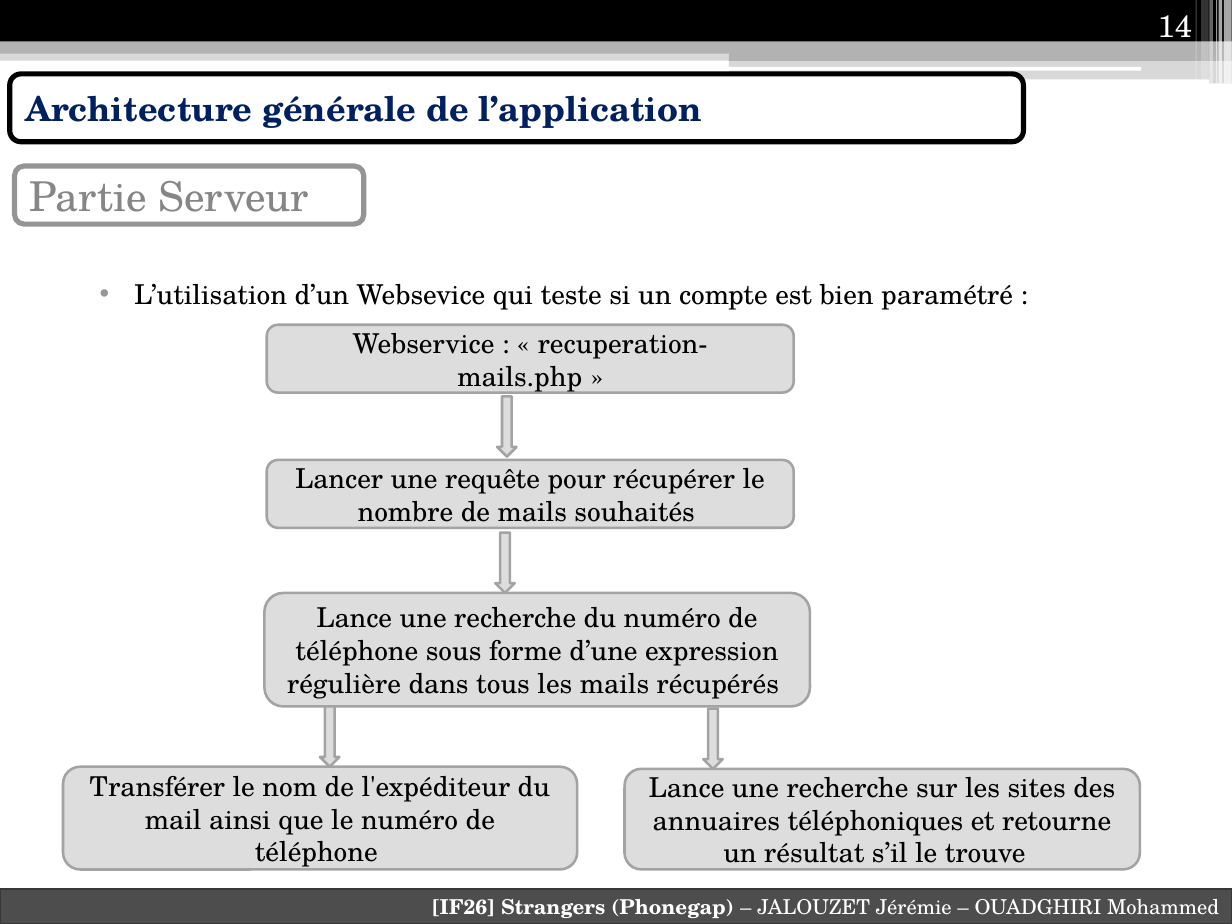
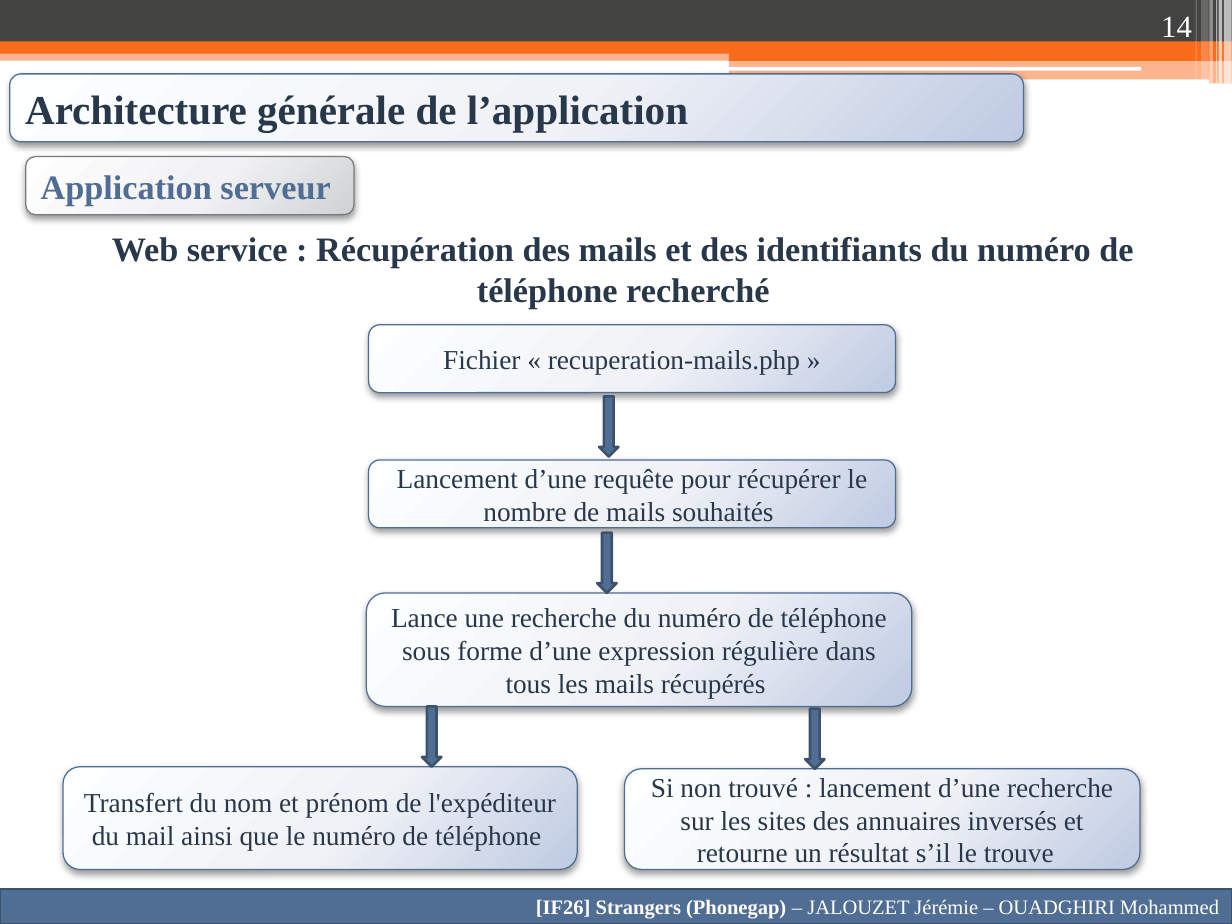
Before and after one commit to Anicky/Strangers-Phonegap, a slide deck: slide 14 of Presentation/Presentation IF26.pptx. Drawn at 1232x924 pixels with LibreOffice and Linux fonts; fonts in the diff are those of the drawing. Boxes give left, top, right and bottom in pixels: in the first picture for what was removed or moved away, otherwise in the second. Text is boxed around its words. In the diff, an @@ line names an element or a change of style, - is before the commit and + after.

```diff
--- a/Presentation/Presentation IF26.pptx
+++ b/Presentation/Presentation IF26.pptx
@@ rectangle at bbox=[0, 0, 1232, 42]: fill #000000 to #434342 @@
@@ page number at bbox=[1161, 16, 1192, 43]: font TeX Gyre Schola to Times New Roman @@
@@ rectangle at bbox=[0, 49, 1232, 60]: fill #B2B2B2 at 50% opacity to #F96A1B at 50% opacity @@
@@ rectangle at bbox=[0, 42, 1232, 54]: fill #B2B2B2 to #F96A1B @@
@@ rectangle at bbox=[729, 59, 1232, 84]: fill #B2B2B2 at 50% opacity to #F96A1B at 50% opacity @@
@@ rectangle at bbox=[729, 48, 1232, 60]: fill #B2B2B2 to #F96A1B @@
@@ rounded rectangle "Architecture générale de l’application" at bbox=[10, 74, 1024, 142]: size 20 to 24 pt, font TeX Gyre Schola to Times New Roman, text colour #002060 to #28374A; fill #FFFFFF to gradient #FEFEFE to #F0F3F8 to #BFCBE2; outline #000000 3 pt to #506E94 0.75 pt; shadow on @@
@@ rounded rectangle "Application serveur": place and size @@
-rounded rectangle "Application serveur" at bbox=[15, 166, 363, 224]
+rounded rectangle "Application serveur" at bbox=[26, 156, 354, 214]
@@ rounded rectangle "Application serveur" at bbox=[26, 156, 354, 214]: fill #FFFFFF to gradient #FEFEFE to #F4F4F4 to #D0D1D3; outline #949494 3 pt to #797B7E 0.75 pt; shadow on @@
@@ text in rounded rectangle at bbox=[41, 175, 330, 206]: text changed; size 24 to 20 pt; font TeX Gyre Schola to Times New Roman; text colour #858585 to #506E94; bold on @@
-Partie Serveur
+Application serveur
@@ text added at bbox=[112, 237, 1133, 309], 20 pt, text #28374A, bold @@
+Web service : Récupération des mails et des identifiants du numéro de téléphone recherché
@@ text removed at bbox=[134, 283, 1013, 310] @@
-• L’utilisation d’un Websevice qui teste si un compte est bien paramétré :
@@ fill #DDDDDD to gradient #FEFEFE to #F0F3F8 to #BFCBE2; outline #A3A3A3 1.5 pt to #506E94 0.75 pt; shadow on in 4 elements at bbox=[63, 766, 577, 869], bbox=[625, 769, 1140, 870], bbox=[368, 460, 896, 527], bbox=[368, 325, 896, 393] @@
@@ text in rounded rectangle at bbox=[443, 350, 800, 374]: text changed; font TeX Gyre Schola to Times New Roman; text colour #000000 to #28374A @@
-Webservice : « recuperation-mails.php »
+Fichier « recuperation-mails.php »
@@ 3 rounded rectangles, 1 down arrow: place and size @@
-3 rounded rectangles, 1 down arrow at bbox=[265, 325, 811, 706]
+3 rounded rectangles, 1 down arrow at bbox=[366, 325, 912, 706]
@@ text in rounded rectangle at bbox=[397, 469, 867, 522]: text changed; font TeX Gyre Schola to Times New Roman; text colour #000000 to #28374A @@
-Lancer une requête pour récupérer le nombre de mails souhaités
+Lancement d’une requête pour récupérer le nombre de mails souhaités
@@ rounded rectangle "Lance une recherche du numéro ..." at bbox=[366, 593, 912, 706]: font TeX Gyre Schola to Times New Roman, text colour #000000 to #28374A; fill #DDDDDD to gradient #FEFEFE to #F0F3F8 to #BFCBE2; outline #A3A3A3 1.5 pt to #506E94 0.75 pt; shadow on @@
@@ fill #DDDDDD to #506E94; outline #A3A3A3 1.5 pt to #3B516D 1.5 pt in 4 elements at bbox=[599, 397, 618, 457], bbox=[423, 706, 442, 766], bbox=[598, 532, 617, 593], bbox=[806, 708, 825, 769] @@
@@ 3 down arrows: place and size @@
-3 down arrows at bbox=[320, 532, 723, 769]
+3 down arrows at bbox=[423, 532, 825, 769]
@@ text in rounded rectangle at bbox=[651, 778, 1113, 863]: text changed; font TeX Gyre Schola to Times New Roman; text colour #000000 to #28374A @@
-Lance une recherche sur les sites des annuaires téléphoniques et retourne un résultat s’il le trouve
+Si non trouvé : lancement d’une recherche sur les sites des annuaires inversés et retourne un résultat s’il le trouve
@@ text in rounded rectangle at bbox=[84, 792, 556, 850]: text changed; font TeX Gyre Schola to Times New Roman; text colour #000000 to #28374A @@
-Transférer le nom de l'expéditeur du mail ainsi que le numéro de téléphone
+Transfert du nom et prénom de l'expéditeur du mail ainsi que le numéro de téléphone
@@ rectangle "[IF26] Strangers (Phonegap) – JALOUZET ..." at bbox=[0, 888, 1232, 924]: font TeX Gyre Schola to Times New Roman; fill #4D4D4D to #506E94; outline #393939 1.5 pt to #3B516D 1.5 pt @@
```
Also in this commit, not shown: 19 other slides changed, 1 slide added, 1 slide removed, 3 other files.
